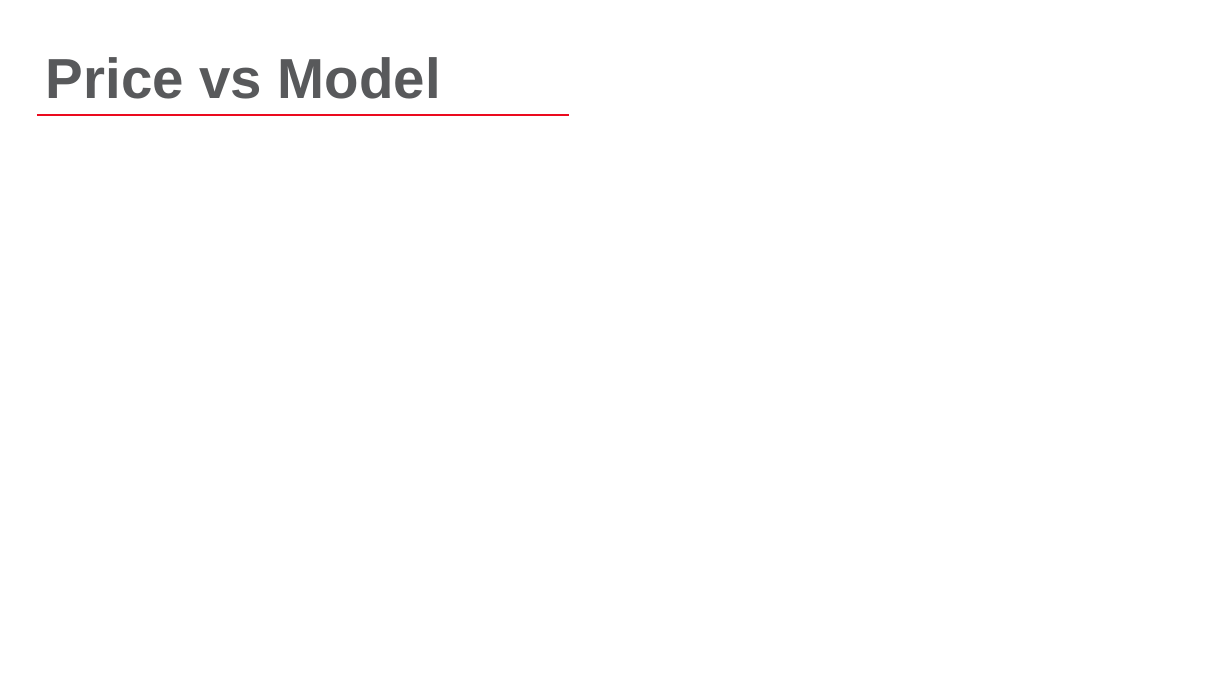
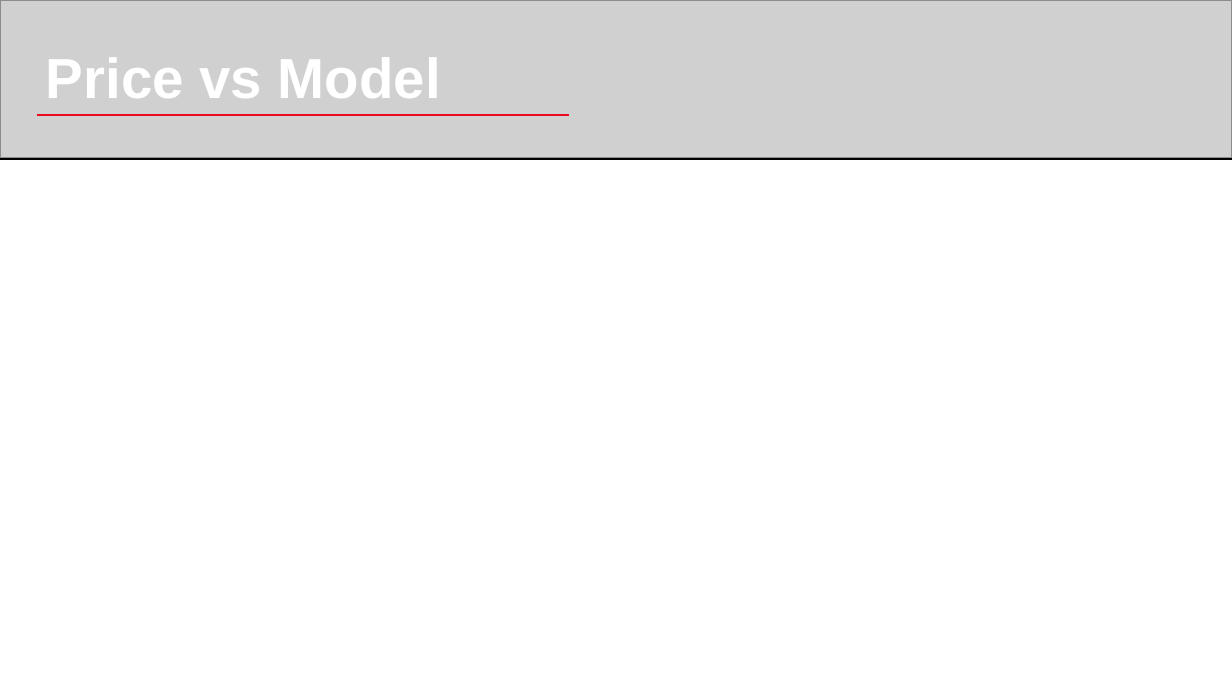
Before and after one commit to YarelyVargas/SMU_project1_Group2, a slide deck: slide 7 of Yarely-slides/SlideDeckGroup2.pptx (slide 8 before the commit). Drawn at 1232x693 pixels with LibreOffice and Linux fonts; fonts in the diff are those of the drawing; grey boxes stand for pictures; background and template pictures are left out. Boxes give left, top, right and bottom in pixels: in the first picture for what was removed or moved away, otherwise in the second. Text is boxed around its words. In the diff, an @@ line names an element or a change of style, - is before the commit and + after.

```diff
--- a/Yarely-slides/SlideDeckGroup2.pptx
+++ b/Yarely-slides/SlideDeckGroup2.pptx
@@ rectangle added at (x1=0, y1=0, x2=1232, y2=159), fill #000000, outline #000000 1 pt @@
@@ picture added at (x1=0, y1=0, x2=1232, y2=158) @@
@@ text "Price vs Model" at (x1=46, y1=57, x2=441, y2=98): text colour #58595B to #FFFFFF @@
```
Also in this commit, not shown: 5 other slides changed, 3 slides added, 6 slides removed.
